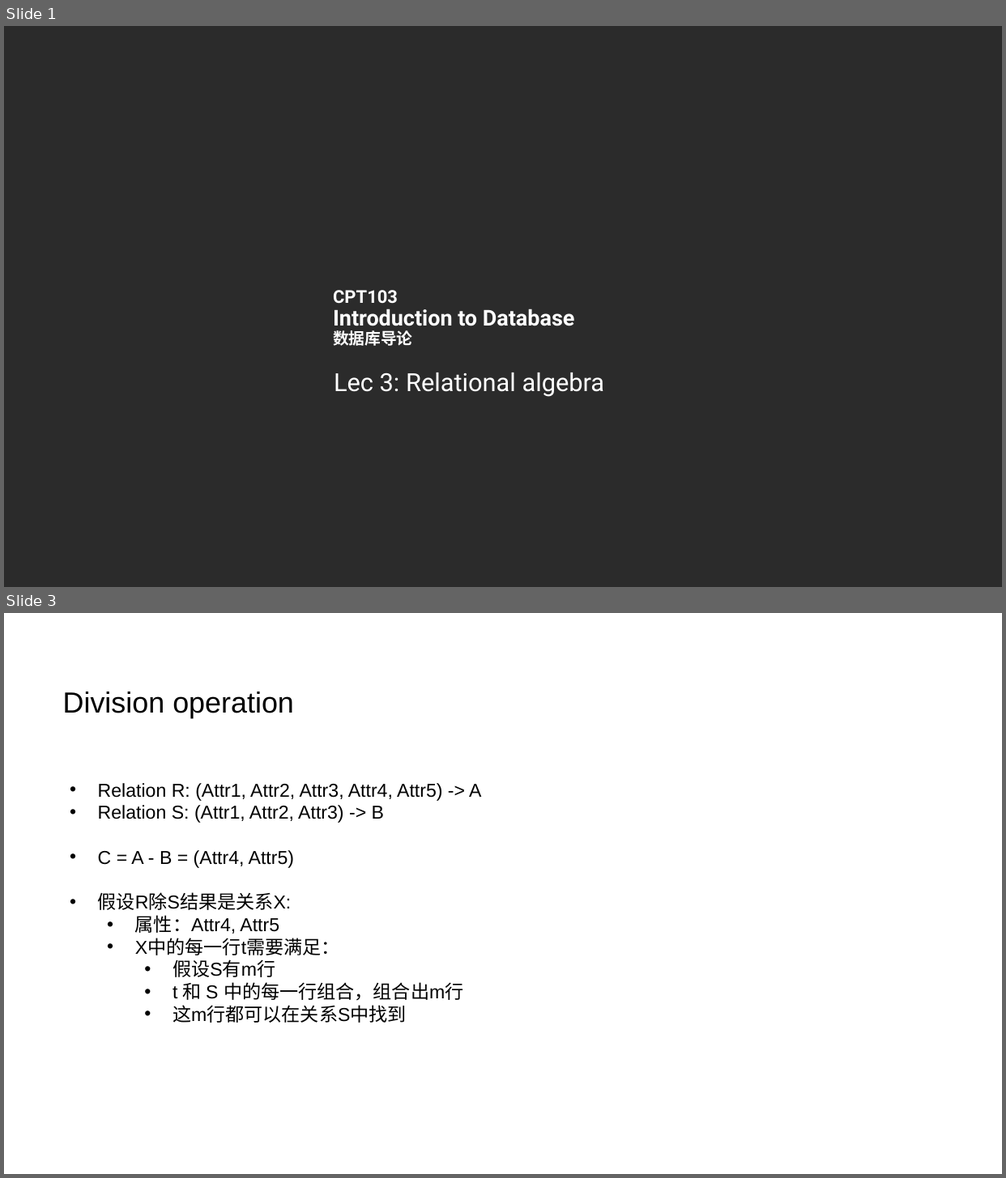
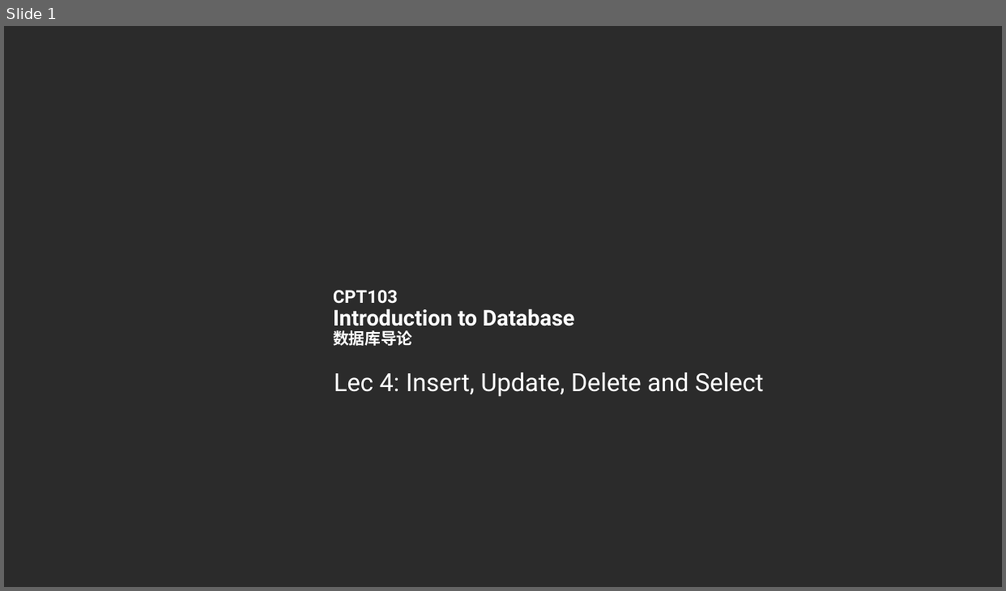
Before and after one commit to FawcettSimiyu/CPT103-Files, a slide deck: Presentation/Lec4/CPT103_Lec4.pptx. Shown one above the other, each under a label of ours: slides 1 and 3 before the commit, slide 1 after it; the slides between them are not shown. The pictures are 1006x1178 and 1006x591 pixels, drawn with LibreOffice and Linux fonts; fonts in the diff are those of the drawing; background and template pictures are left out; a plain dark background stands for a picture behind light text. Boxes give left, top, right and bottom in pixels: in the first picture for what was removed or moved away, otherwise in the second. Text is boxed around its words. In the diff, an @@ line names an element or a change of style, - is before the commit and + after.

```diff
--- a/Presentation/Lec4/CPT103_Lec4.pptx
+++ b/Presentation/Lec4/CPT103_Lec4.pptx
@@ slide 3 removed at (4,613,1002,1174), background #FFFFFF @@
@@ text removed at (63,692,294,718) @@
-Division operation
@@ text removed at (98,783,481,1023) @@
-• Relation R: (Attr1, Attr2, Attr3, Attr4, Attr5) -> A
-• Relation S: (Attr1, Attr2, Attr3) -> B
-• C = A - B = (Attr4, Attr5)
-• 假设R除S结果是关系X:
-  • 属性：Attr4, Attr5
-  • X中的每一行t需要满足：
-    • 假设S有m行
-    • t 和 S 中的每一行组合，组合出m行
-    • 这m行都可以在关系S中找到
@@ slide 1 changed as well @@
@@ text at (334,373,764,397): text changed @@
-Lec 3: Relational algebra
+Lec 4: Insert, Update, Delete and Select
```
Also in this commit, not shown: 3 slides added, 31 other slides removed, 4 other files.
